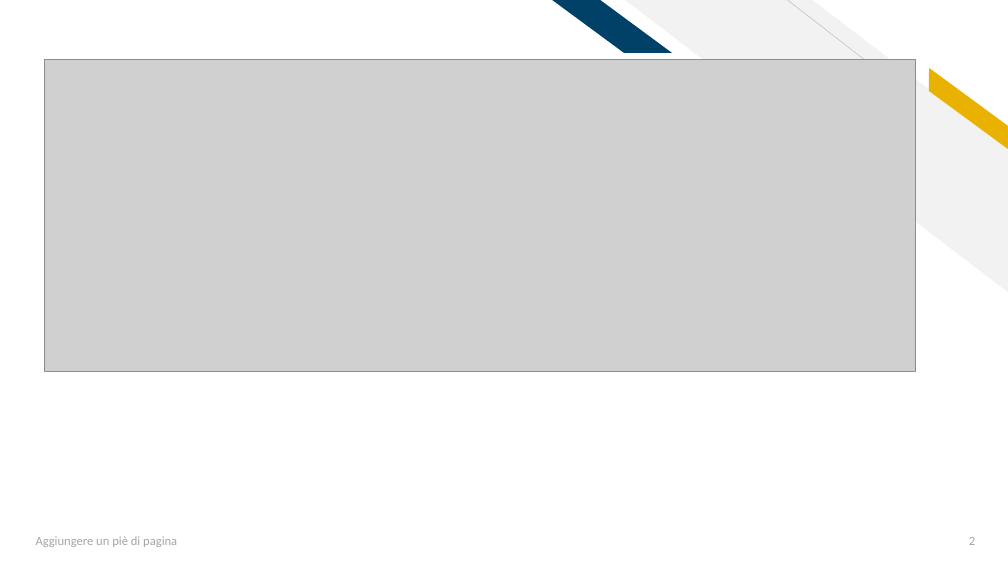
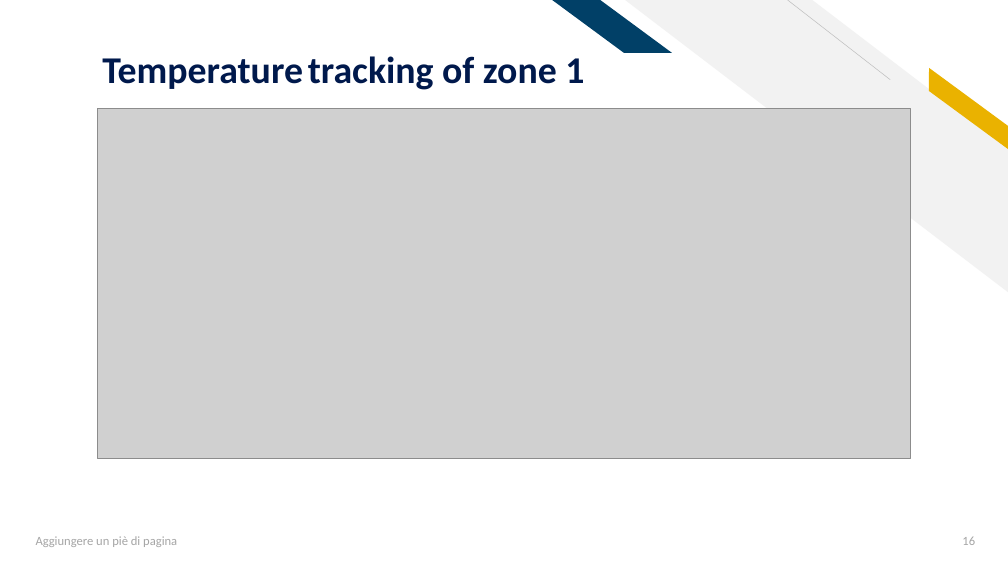
Before and after one commit to AleFire99/AES-git-repo, a slide deck: slide 16 of Aes_Project_2021_2022.pptx (slide 2 before the commit). Drawn at 1008x567 pixels with LibreOffice and Linux fonts; fonts in the diff are those of the drawing; grey boxes stand for pictures. Boxes give left, top, right and bottom in pixels: in the first picture for what was removed or moved away, otherwise in the second. Text is boxed around its words. In the diff, an @@ line names an element or a change of style, - is before the commit and + after.

```diff
--- a/Aes_Project_2021_2022.pptx
+++ b/Aes_Project_2021_2022.pptx
@@ text added at box(102, 56, 584, 90), 36 pt, text #00194C, bold @@
+Temperature tracking of zone 1
@@ picture: place and size @@
-picture at box(44, 60, 916, 372)
+picture at box(98, 108, 910, 458)
@@ page number at box(962, 537, 975, 545): text changed @@
-2
+16
```
Also in this commit, not shown: 13 other slides changed, 4 slides added, 1 slide removed, 2 other files.
